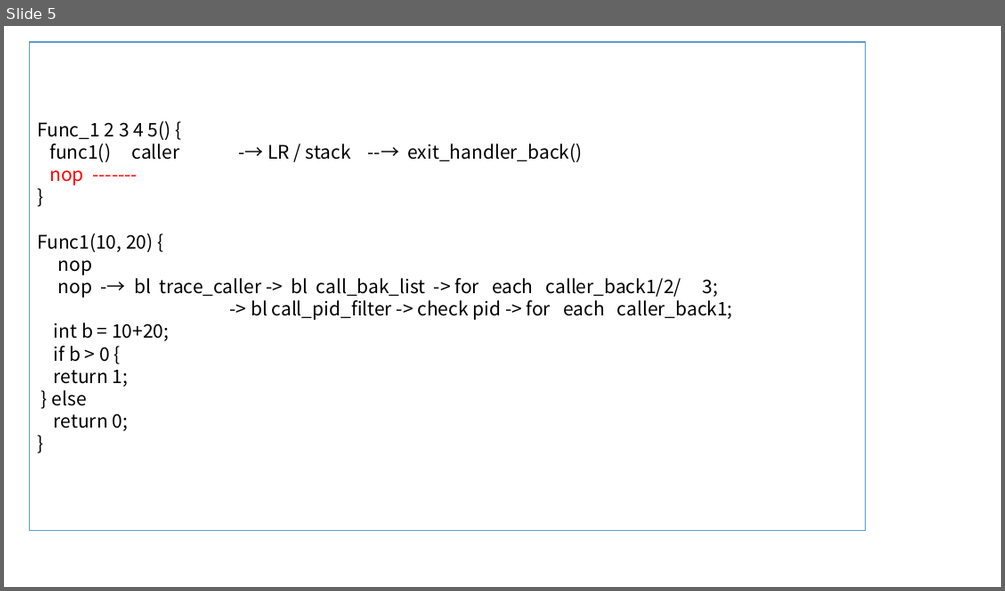
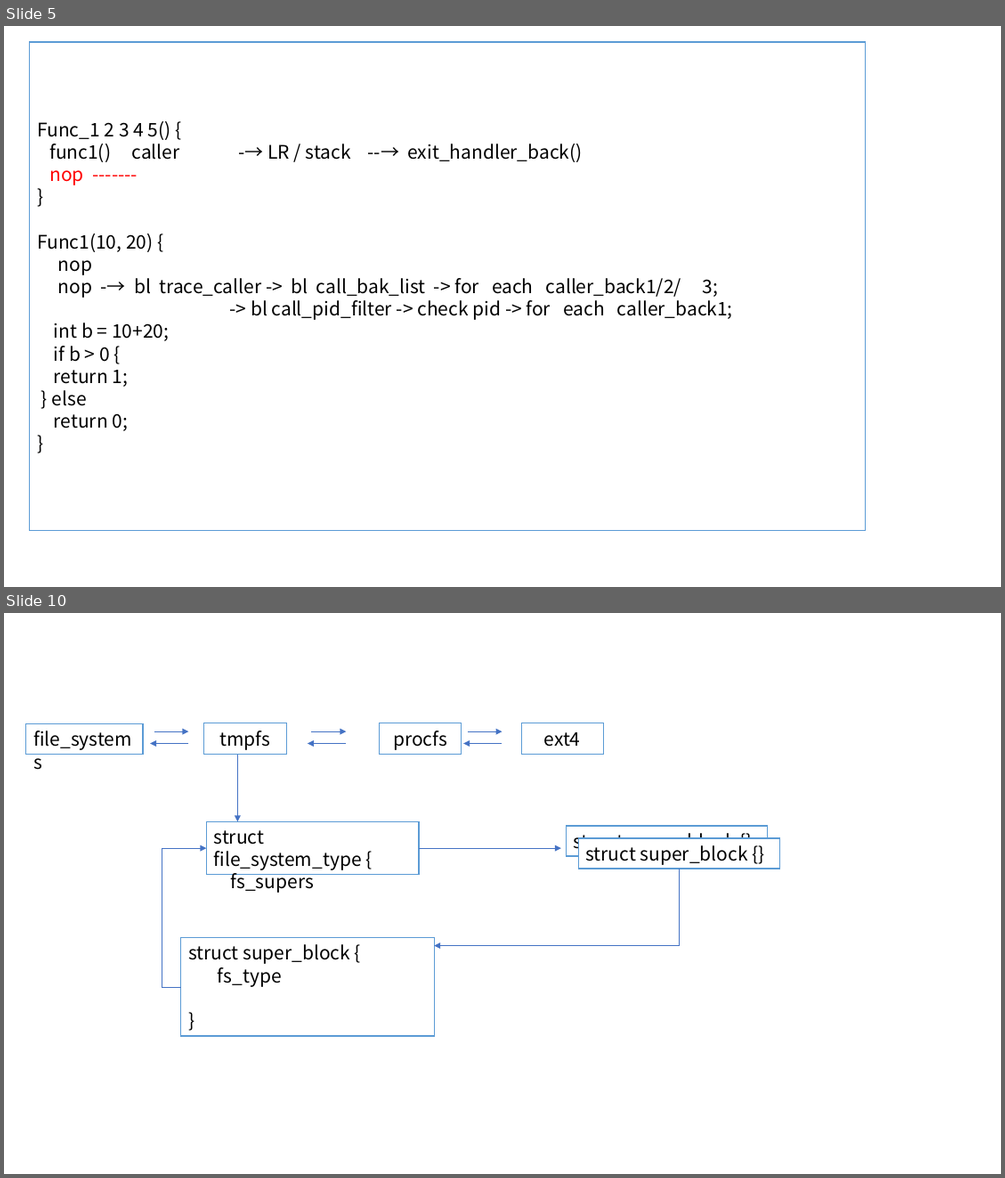
Before and after one commit to guoweikang/Linux-book, a slide deck: docs/debug/ppt/ftrace.pptx. Shown one above the other, each under a label of ours: slide 5 before the commit, slides 5 and 10 after it; the slides between them are not shown. The pictures are 1005x591 and 1005x1178 pixels, drawn with LibreOffice and Linux fonts; fonts in the diff are those of the drawing. Boxes give left, top, right and bottom in pixels: in the first picture for what was removed or moved away, otherwise in the second. Text is boxed around its words. In the diff, an @@ line names an element or a change of style, - is before the commit and + after.

```diff
--- a/docs/debug/ppt/ftrace.pptx
+++ b/docs/debug/ppt/ftrace.pptx
@@ slide 10 added at (4,613,1001,1174), background #FFFFFF @@
@@ rectangle added at (26,724,143,755), fill #FFFFFF, outline #5B9BD5 1 pt, 18 pt, text #000000 @@
+file_systems
@@ arrow added from (189, 743) to (150, 743), #4472C4 0.5 pt @@
@@ arrow added from (154, 732) to (189, 732), #4472C4 0.5 pt @@
@@ rectangle added at (204,723,287,754), fill #FFFFFF, outline #5B9BD5 1 pt, 18 pt, text #000000 @@
+tmpfs
@@ arrow added from (347, 743) to (307, 743), #4472C4 0.5 pt @@
@@ arrow added from (311, 732) to (347, 732), #4472C4 0.5 pt @@
@@ rectangle added at (380,723,461,754), fill #FFFFFF, outline #5B9BD5 1 pt, 18 pt, text #000000 @@
+procfs
@@ arrow added from (502, 743) to (464, 743), #4472C4 0.5 pt @@
@@ arrow added from (468, 732) to (502, 732), #4472C4 0.5 pt @@
@@ rectangle added at (521,723,604,754), fill #FFFFFF, outline #5B9BD5 1 pt, 18 pt, text #000000 @@
+ext4
@@ arrow added from (237, 755) to (237, 821), #4472C4 0.5 pt @@
@@ rectangle added at (207,821,419,875), fill #FFFFFF, outline #5B9BD5 1 pt, 18 pt, text #000000 @@
+struct file_system_type {
+fs_supers
@@ rectangle added at (566,826,768,856), fill #FFFFFF, outline #5B9BD5 1 pt, 18 pt, text #000000 @@
+struct super_block {}
@@ elbow arrow added from (181, 987) to (207, 848), #4472C4 0.5 pt @@
@@ arrow added from (419, 848) to (561, 848), #4472C4 0.5 pt @@
@@ rectangle added at (578,838,779,868), fill #FFFFFF, outline #5B9BD5 1 pt, 18 pt, text #000000 @@
+struct super_block {}
@@ elbow arrow added from (680, 868) to (434, 946), #4472C4 0.5 pt @@
@@ rectangle added at (181,938,435,1036), fill #FFFFFF, outline #5B9BD5 1 pt, 18 pt, text #000000 @@
+struct super_block {
+fs_type
+}
```
Also in this commit, not shown: 6 other slides added, 52 other files.
